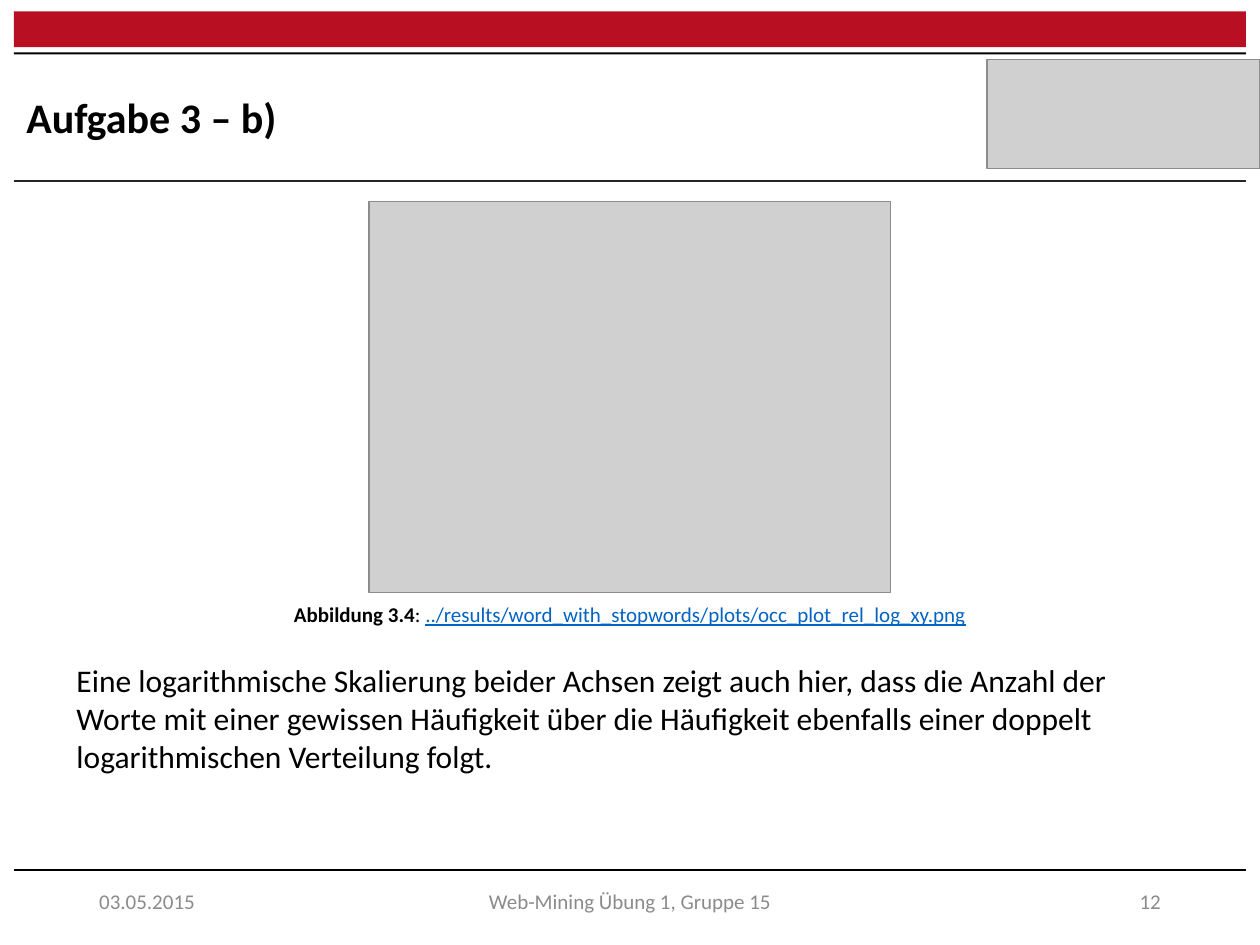
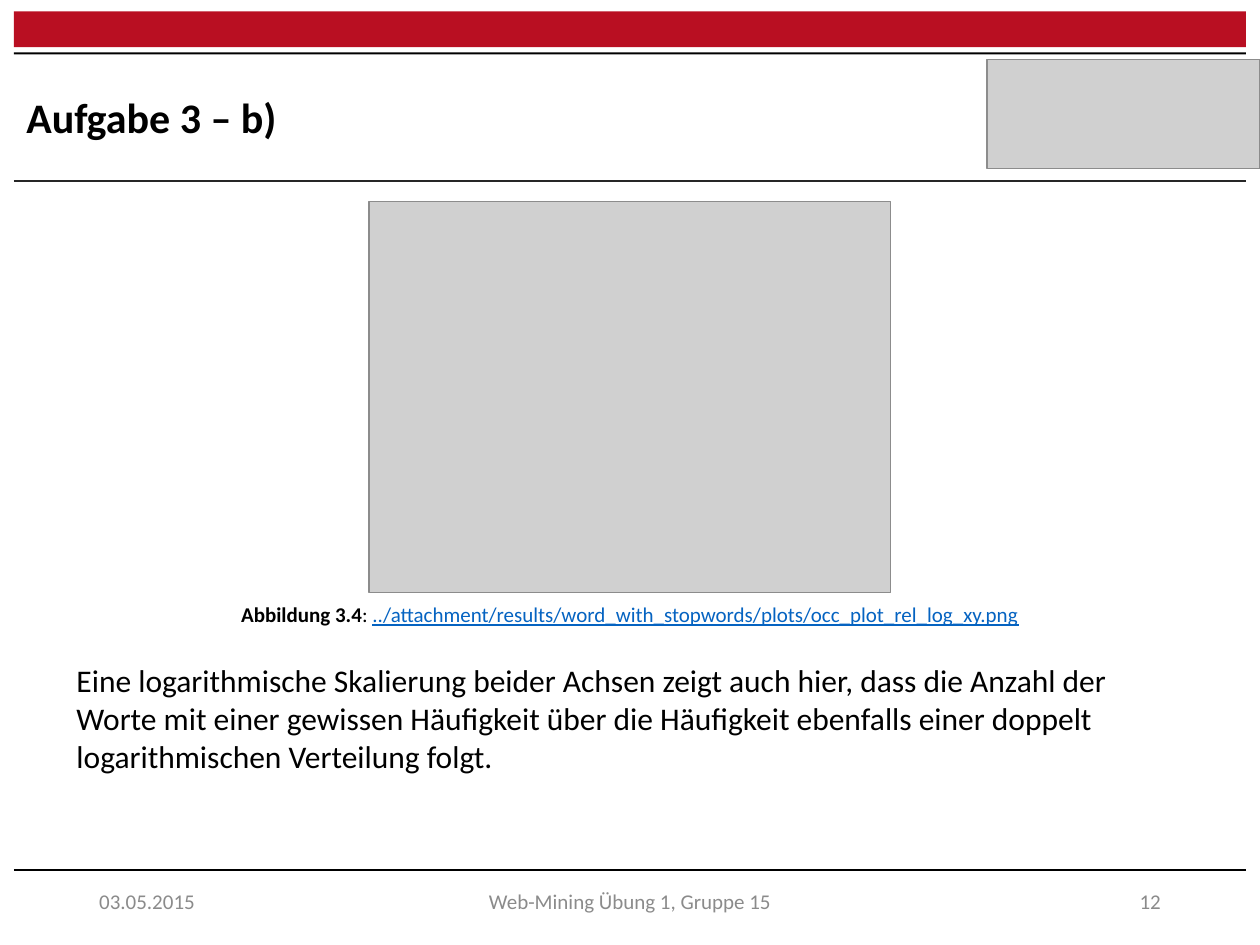
Before and after one commit to raQai/web-mining, a slide deck: slide 13 of ex1/ex1_results.pptx. Drawn at 1260x945 pixels with LibreOffice and Linux fonts; fonts in the diff are those of the drawing; grey boxes stand for pictures. Boxes give left, top, right and bottom in pixels: in the first picture for what was removed or moved away, otherwise in the second. Text is boxed around its words. In the diff, an @@ line names an element or a change of style, - is before the commit and + after.

```diff
--- a/ex1/ex1_results.pptx
+++ b/ex1/ex1_results.pptx
@@ text at bbox=[241, 607, 1017, 626]: text changed @@
-Abbildung 3.4: ../results/word_with_stopwords/plots/occ_plot_rel_log_xy.png
+Abbildung 3.4: ../attachment/results/word_with_stopwords/plots/occ_plot_rel_log_xy.png
```
Also in this commit, not shown: 10 other slides changed, 1 other file.
